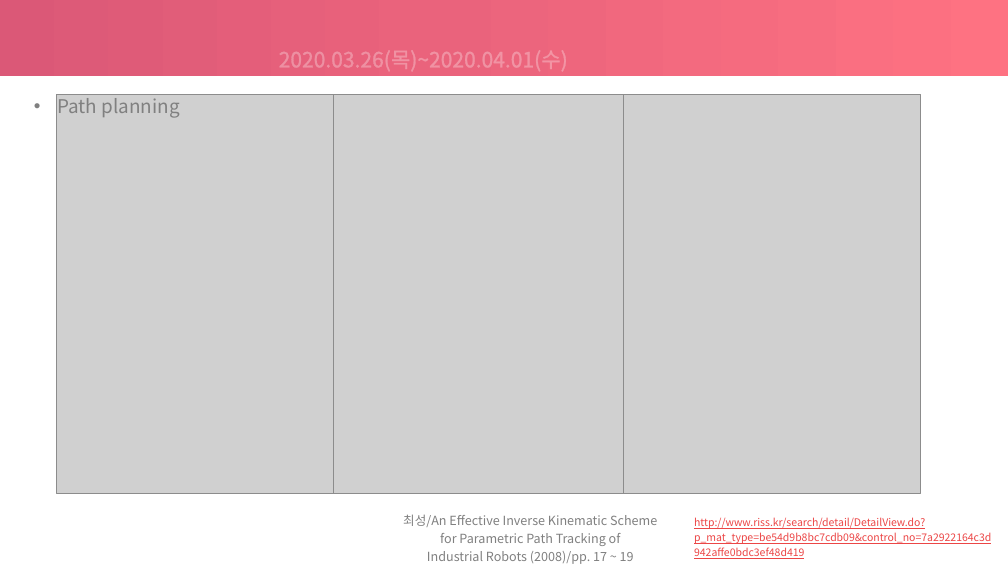
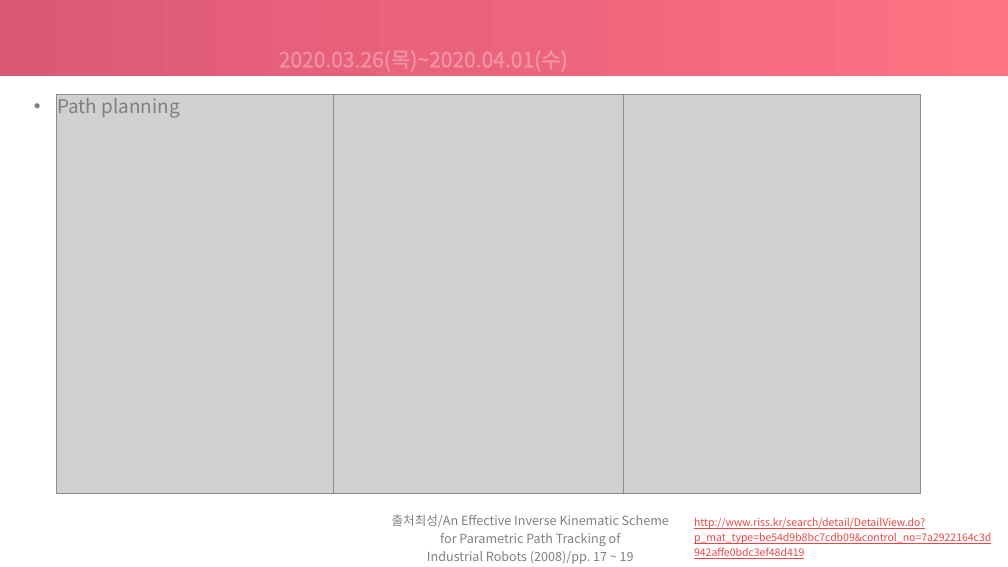
Before and after one commit to choeunyoung0208/silverzerowaterkite, a slide deck: slide 7 of 200402/2020.04.02.pptx. Drawn at 1008x567 pixels with LibreOffice and Linux fonts; fonts in the diff are those of the drawing; grey boxes stand for pictures. Boxes give left, top, right and bottom in pixels: in the first picture for what was removed or moved away, otherwise in the second. Text is boxed around its words. In the diff, an @@ line names an element or a change of style, - is before the commit and + after.

```diff
--- a/200402/2020.04.02.pptx
+++ b/200402/2020.04.02.pptx
@@ text at [392, 514, 669, 527]: text changed @@
-최성/An Effective Inverse Kinematic Scheme
+출처최성/An Effective Inverse Kinematic Scheme
```
Also in this commit, not shown: 2 other slides changed.
